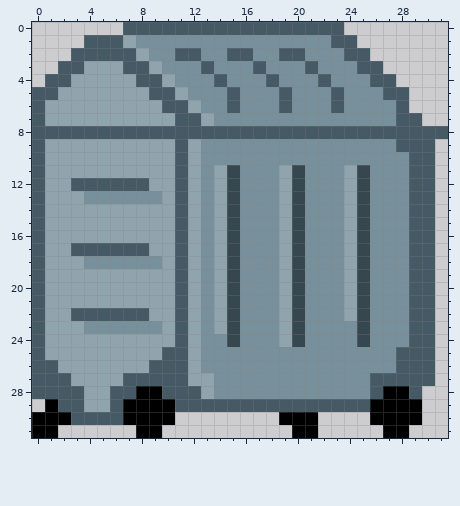
Edited in one commit: pixel-art sprite (assets/tiles/tiles_bin_large.png). This is how it looked before the edit.
The file is 32x32 pixels.
Once edited:
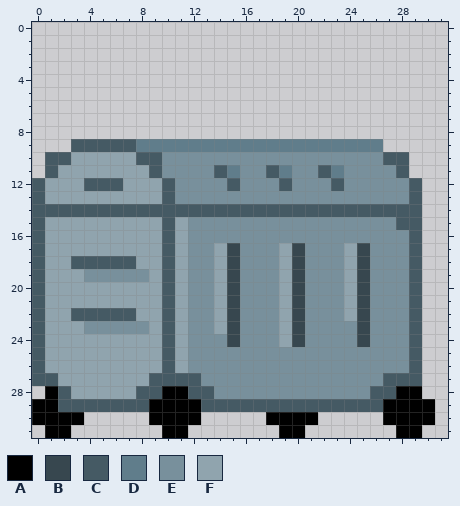
Palette (. is transparent): A #000000  B #37474f  C #455a64  D #607d8b  E #78909c  F #90a4ae
Commit message: fixed the bin/bin_large icons for Peter.
The edit:
Changed rows in their new state; - is an unchanged pixel.
first column x 0:
 0 -------.................--------
 1 ----.....................-------
 2 ---.......................------
 3 --.........................-----
 4 -...........................----
 5 .............................---
 6 .............................---
 7 ..............................--
 8 ................................
 9 ...CCCCCDDDDDDDDDDDDDDDDDDD....-
10 .CC-----CCEEE--------------CC..-
11 .C-------CEEE-CD--CDE-CDEE--C..-
12 ---F---FF-CEE-EC---CE--CEE----.-
13 ----FFFFFFCEE-EE---EE---EE----.-
14 -CCCCCCCCCC-CCCCCCCCCCCCCCCCC-.-
15 ----------CFE-EE---EE---EE--C-.-
16 ----------CFE-EE---EE---EE----.-
17 ---FFFFFF-CFE-----------------.-
18 ---CCCCCFFCFE-----------------.-
19 ----EEEEE-CFE-----------------.-
20 ----------CFE-----------------.-
21 ----------CFE-----------------.-
22 --------F-CFE-----------------.-
23 ---------FCFE-----------------.-
24 ----------CFE-----------------.-
25 -----------FE---------------E-.-
26 -F-------F-FE---------------E-.-
27 --F----FF---CE------------E---.-
28 .A-F--FFCCAA-C-------------C-A--
29 A---CC-CC--AA-------------C---A-
30 ---A.....--AA-----A-------.---A-
31 .-A-----..AA-------A-.-----.-A--
Changed places in both pictures, as pixel boxes (x1, y1, x2, y2):
changed: (32, 22, 448, 438)
